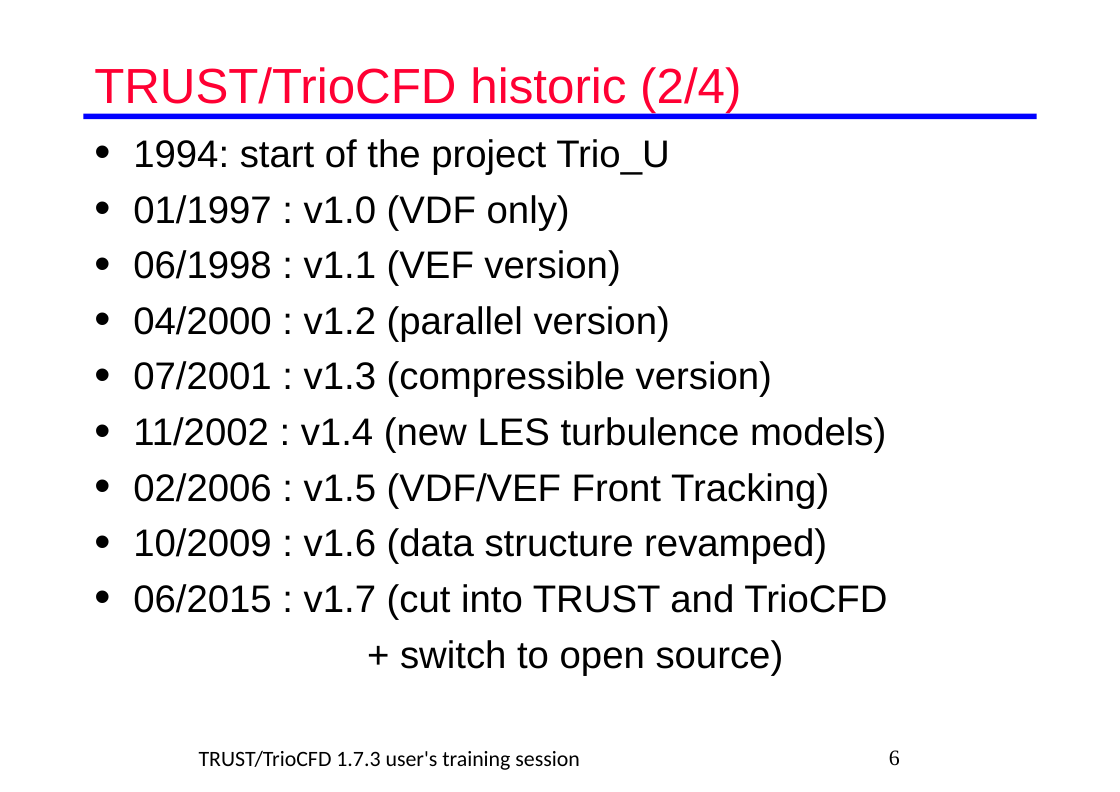
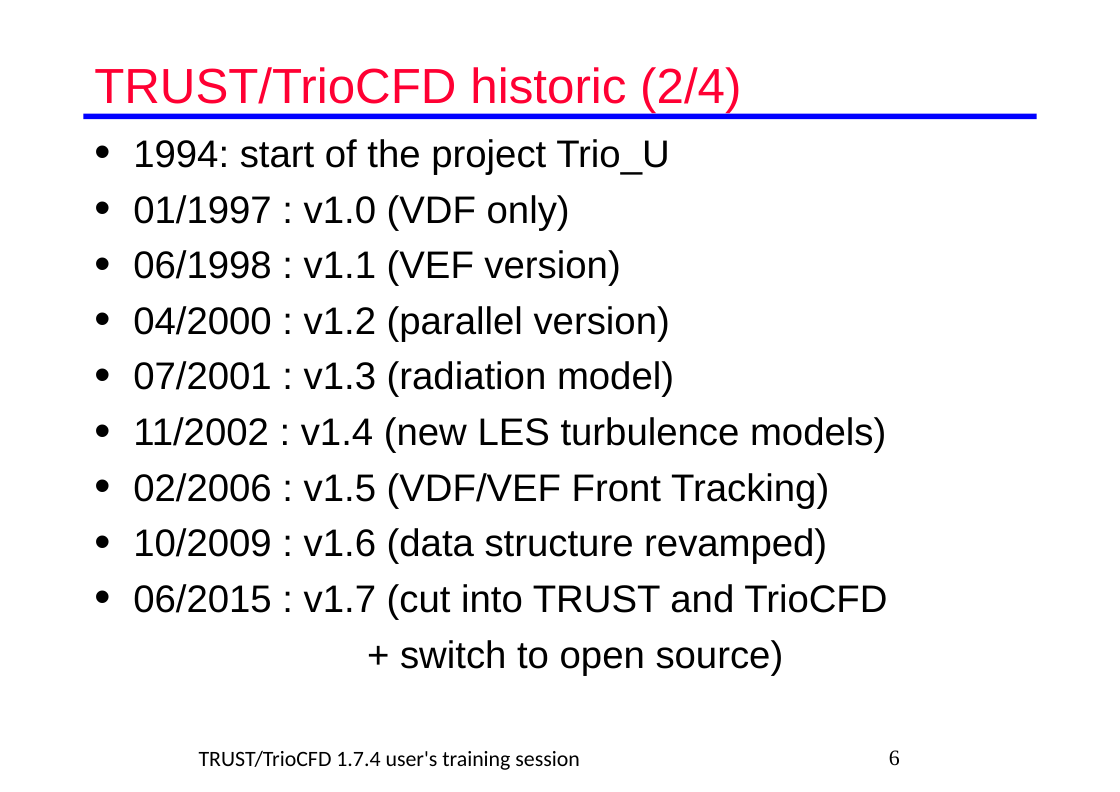
Before and after one commit to cea-trust-platform/trust-code, a slide deck: slide 6 of doc/TRUST/TRUST_and_TrioCFD_presentation.odp. Drawn at 1120x792 pixels with LibreOffice and Linux fonts; fonts in the diff are those of the drawing; background and template pictures are left out. Boxes give left, top, right and bottom in pixels: in the first picture for what was removed or moved away, otherwise in the second. Text is boxed around its words. In the diff, an @@ line names an element or a change of style, - is before the commit and + after.

```diff
--- a/doc/TRUST/TRUST_and_TrioCFD_presentation.odp
+++ b/doc/TRUST/TRUST_and_TrioCFD_presentation.odp
@@ text at [133,361,674,397]: text changed @@
-• 07/2001 : v1.3 (compressible version)
+• 07/2001 : v1.3 (radiation model)
@@ text at [199,750,580,770]: text changed @@
-TRUST/TrioCFD 1.7.3 user's training session
+TRUST/TrioCFD 1.7.4 user's training session
```
Also in this commit, not shown: 168 other slides changed, 7 other files.
